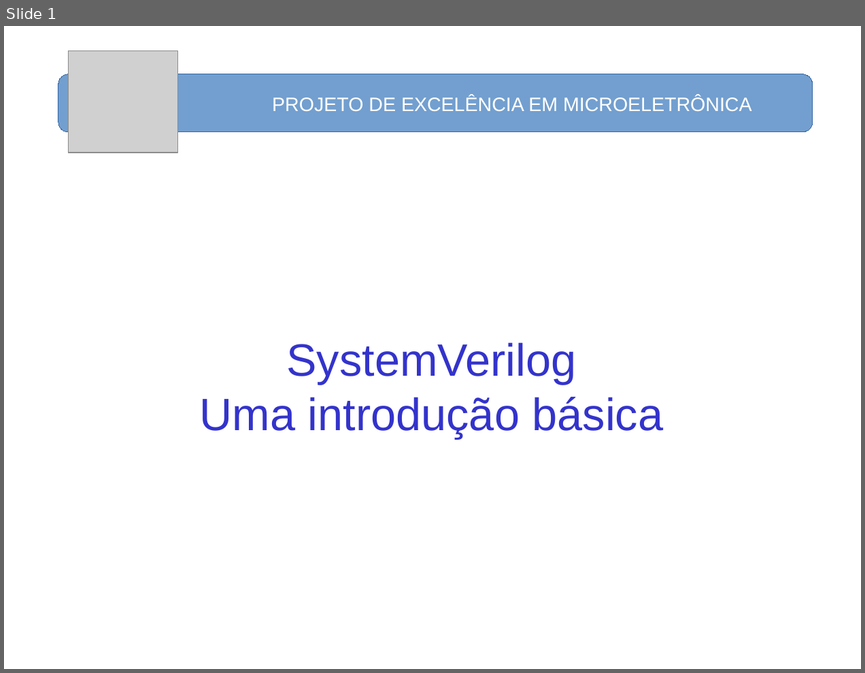
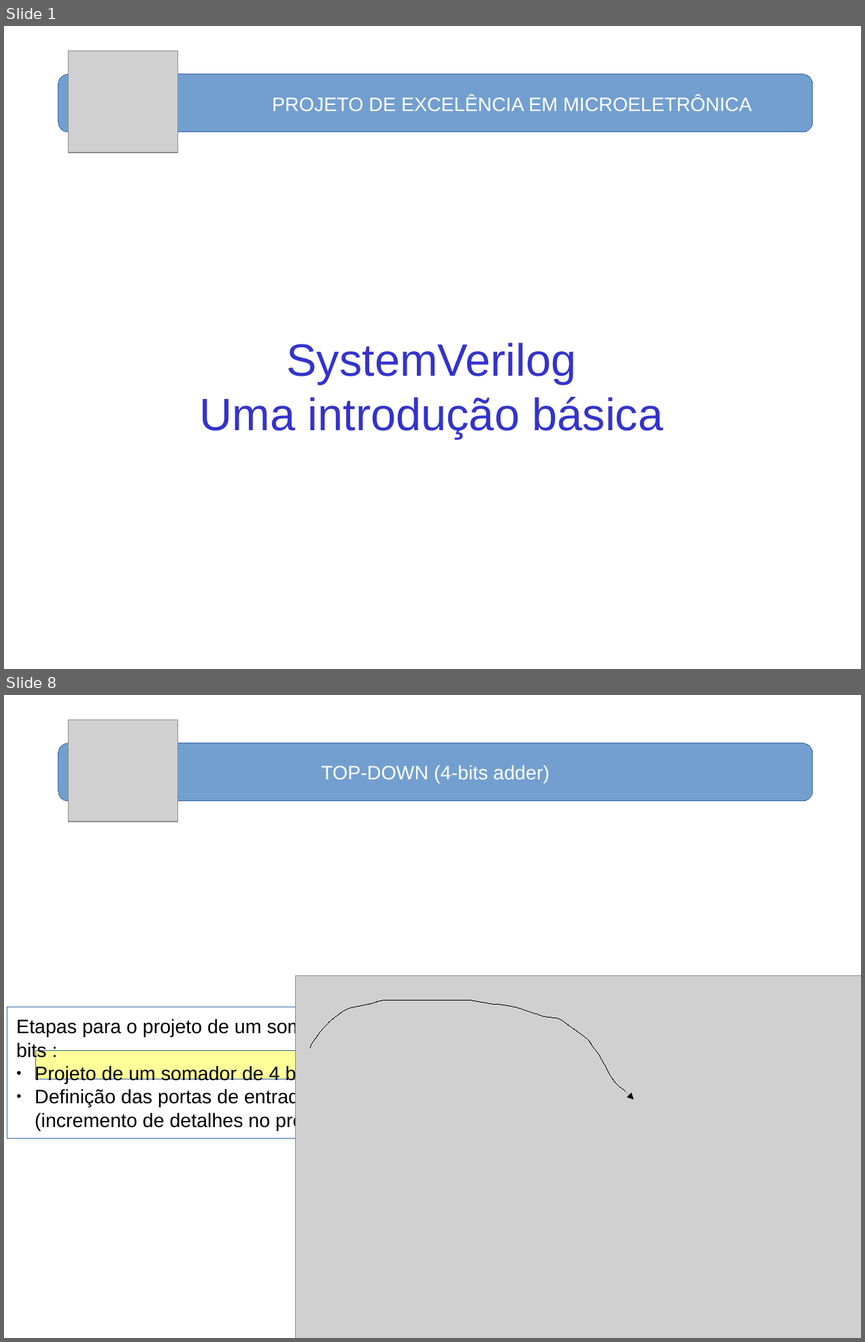
Before and after one commit to nelsoncsc/basicSV, a slide deck: docs/basicSV.odp. Shown one above the other, each under a label of ours: slide 1 before the commit, slides 1 and 8 after it; the slides between them are not shown. The pictures are 865x673 and 865x1342 pixels, drawn with LibreOffice and Linux fonts; fonts in the diff are those of the drawing; grey boxes stand for pictures. Boxes give left, top, right and bottom in pixels: in the first picture for what was removed or moved away, otherwise in the second. Text is boxed around its words. In the diff, an @@ line names an element or a change of style, - is before the commit and + after.

```diff
--- a/docs/basicSV.odp
+++ b/docs/basicSV.odp
@@ slide 8 added at (4,695,861,1338), background #FFFFFF @@
@@ picture added at (68,720,177,821) @@
@@ rounded rectangle added at (58,743,813,800), fill #729FCF, outline #3465A4 0 pt, 18 pt, text #FFFFFF @@
+TOP-DOWN (4-bits adder)
@@ rounded rectangle added at (51,906,813,1202), outline #FFFFFF 0 pt @@
@@ picture added at (296,976,861,1338) @@
@@ freeform shape added at (310,1000,626,1091), outline #000000 0 pt @@
@@ rectangle added at (7,1006,443,1138), fill #FFFFFF, outline #3465A4 0 pt @@
@@ text added at (16,1018,343,1130), 18 pt, text #000000 @@
+Etapas para o projeto de um somador de 4-bits :
+● Projeto de um somador de 4 bits
+● Definição das portas de entrada e saída (incremento de detalhes no projeto)
@@ rectangle added at (35,1051,315,1079), fill #FFFF99, outline #3465A4 0 pt @@
@@ arrow added from (623, 1089) to (634, 1100), #000000 0 pt @@
```
Also in this commit, not shown: 1 slide changed, 20 other slides added.
